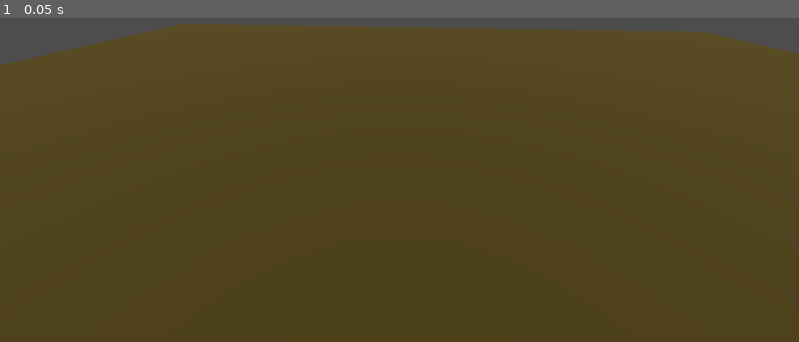
Above: before the commit, frame 1.
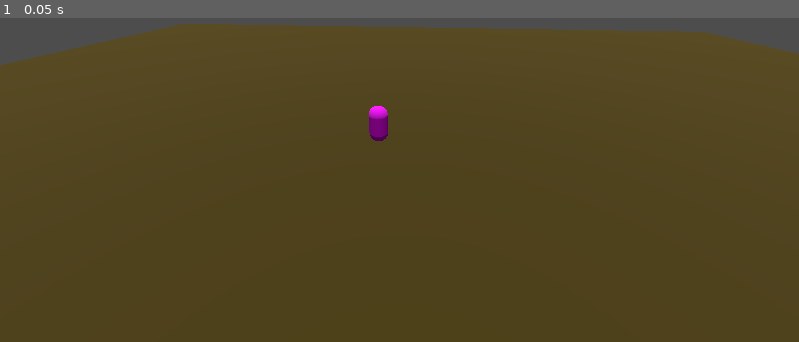
Above: after the commit, the same moment.

Repository: kongshijatwit/deer-forest
Game: Godot game, scene res://scenes/test/deer_test.tscn
Same seed, same stepped clock (60 frames per second), same inputs: the game is played once before the commit and once after it. The project has no main scene, so this scene is started directly.
Inputs:
- Up to frame 1 (0.05 s): no input

The runs differ from the first frame. In frame 1, 0.2% of the frame differs, in the area x 46-49%, y 27-38%.

Commit message:
Added deer prefab

Diff:
--- /dev/null
+++ b/prefabs/deer/deer.tscn
@@ -0,0 +1,30 @@
+[gd_scene load_steps=6 format=3 uid="uid://dxqbeieje54w3"]
+
+[ext_resource type="Script" uid="uid://chbnlf4sb5tev" path="res://scripts/deer/deer.gd" id="1_rvdin"]
+
+[sub_resource type="CapsuleMesh" id="CapsuleMesh_so5nf"]
+
+[sub_resource type="StandardMaterial3D" id="StandardMaterial3D_rvdin"]
+albedo_color = Color(0.971633, 0.00975379, 1, 1)
+
+[sub_resource type="CapsuleShape3D" id="CapsuleShape3D_rvdin"]
+
+[sub_resource type="SphereShape3D" id="SphereShape3D_gcwh4"]
+radius = 6.04495
+
+[node name="Deer" type="CharacterBody3D"]
+script = ExtResource("1_rvdin")
+
+[node name="Mesh" type="MeshInstance3D" parent="."]
+mesh = SubResource("CapsuleMesh_so5nf")
+surface_material_override/0 = SubResource("StandardMaterial3D_rvdin")
+
+[node name="Collider" type="CollisionShape3D" parent="."]
+shape = SubResource("CapsuleShape3D_rvdin")
+
+[node name="Area3D" type="Area3D" parent="."]
+
+[node name="DetectionCollider" type="CollisionShape3D" parent="Area3D"]
+shape = SubResource("SphereShape3D_gcwh4")
+
+[connection signal="area_entered" from="Area3D" to="." method="_on_area_entered"]
--- a/scenes/test/deer_test.tscn
+++ b/scenes/test/deer_test.tscn
@@ -1,4 +1,6 @@
-[gd_scene load_steps=5 format=3 uid="uid://b2g1vks7dnx6g"]
+[gd_scene load_steps=6 format=3 uid="uid://b2g1vks7dnx6g"]
+
+[ext_resource type="PackedScene" uid="uid://dxqbeieje54w3" path="res://prefabs/deer/deer.tscn" id="1_61it4"]
 
 [sub_resource type="Environment" id="Environment_bftmh"]
 
@@ -29,3 +31,6 @@
 
 [node name="CollisionShape3D" type="CollisionShape3D" parent="MeshInstance3D/StaticBody3D"]
 shape = SubResource("BoxShape3D_eqqxn")
+
+[node name="Deer" parent="." instance=ExtResource("1_61it4")]
+transform = Transform3D(1, 0, 0, 0, 1, 0, 0, 0, 1, 2.27438, 1, 6.38368)
--- /dev/null
+++ b/scripts/deer/deer.gd
@@ -0,0 +1,77 @@
+extends CharacterBody3D
+
+enum STATE {IDLE = 0, WALK, GRAZE, SPOOK, RUN}
+const MAX_RUN_TIME: float = 5.0
+const MAX_REACT_TIME: float = 0.35
+const MIN_WALK_TIME: float = 1.0
+const MAX_WALK_TIME: float = 5.0
+
+var spook_object_position := Vector3.ZERO
+var current_state := STATE.IDLE
+var react_timer: float
+var walk_timer: float
+var run_timer: float
+
+var walk_speed: float = 100.0
+var run_speed: float = 200
+
+# deer should despawn after entering certain zone
+
+func _ready():
+    react_timer = MAX_REACT_TIME
+    walk_timer = randf_range(MIN_WALK_TIME, MAX_WALK_TIME)
+    run_timer = MAX_RUN_TIME
+    pass
+
+func _process(delta: float) -> void:
+    match current_state:
+        STATE.IDLE:
+            # 50% chance it walks
+            # 50% chance to graze
+            print("idle")
+
+        STATE.WALK:
+            if react_timer > 0:
+                react_timer -= delta
+            else:
+                current_state = STATE.RUN
+                react_timer = MAX_REACT_TIME
+
+        STATE.GRAZE:
+            print("grazing")
+
+        STATE.SPOOK:
+            print("spooking")
+            if react_timer > 0:
+                react_timer -= delta
+            else:
+                current_state = STATE.RUN
+                react_timer = MAX_REACT_TIME
+
+        STATE.RUN:
+            print("running")
+            if run_timer > 0:
+                run_timer -= delta
+            else:
+                current_state = STATE.IDLE
+                run_timer = MAX_RUN_TIME
+                velocity = Vector3.ZERO
+
+
+
+func _physics_process(delta: float) -> void:
+    if current_state == STATE.RUN:
+        var direction: Vector3 = -(spook_object_position - global_position).normalized()
+        direction.y = 0
+        velocity = direction * run_speed * delta
+    elif current_state == STATE.WALK:
+        var direction := Vector3(randf(), 0, randf())
+        velocity = direction * run_speed * delta
+
+    move_and_slide()
+
+
+func _on_area_entered(area: Area3D) -> void:
+    print("bullet position " + str(area.get_parent().position.z));
+    spook_object_position = area.get_parent().position
+    current_state = STATE.SPOOK
Not shown, added: scripts/deer/deer.gd.uid
